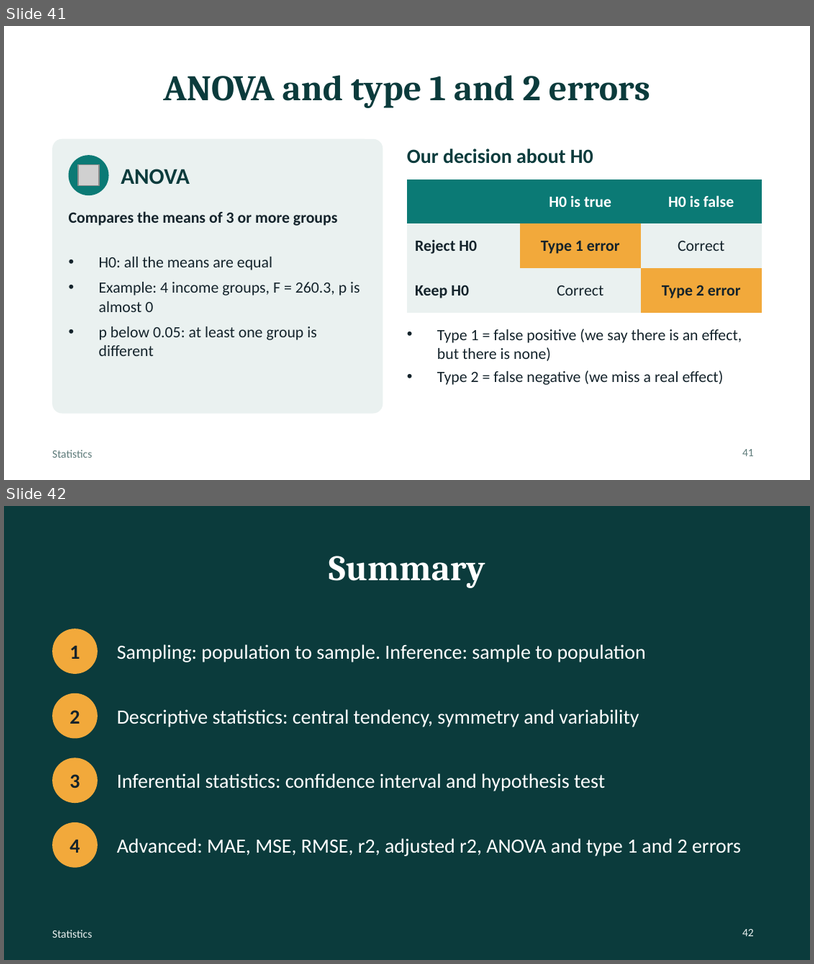
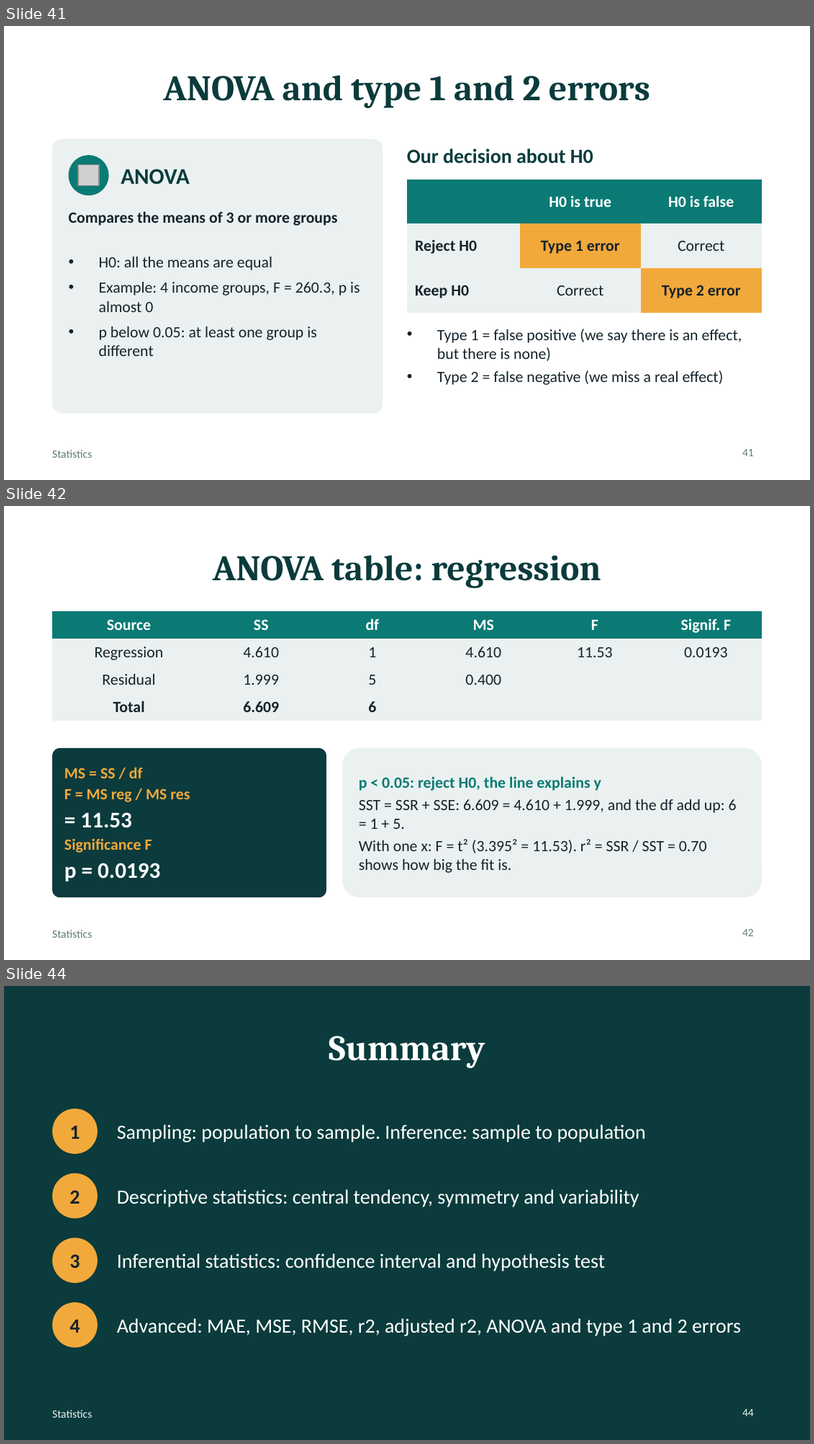
Before and after one commit to mgm-murali-ai/ai-learning, a slide deck: AI-Naresh-IT/notes/28-to-30-class-06-01-2026/stastics/statistics.pptx. Shown one above the other, each under a label of ours: slides 41 and 42 before the commit, slides 41, 42 and 44 after it; the slides between them are not shown. The pictures are 814x964 and 814x1444 pixels, drawn with LibreOffice and Linux fonts; fonts in the diff are those of the drawing; grey boxes stand for pictures. Boxes give left, top, right and bottom in pixels: in the first picture for what was removed or moved away, otherwise in the second. Text is boxed around its words. In the diff, an @@ line names an element or a change of style, - is before the commit and + after.

```diff
--- a/AI-Naresh-IT/notes/28-to-30-class-06-01-2026/stastics/statistics.pptx
+++ b/AI-Naresh-IT/notes/28-to-30-class-06-01-2026/stastics/statistics.pptx
@@ slide 42 added at [4, 506, 810, 960], background #FFFFFF; not listed: 1 template element that a slide beside it also shows @@
@@ title added at [213, 555, 602, 588], 32 pt, text #0B3B3C, bold @@
+ANOVA table: regression
@@ table added at [52, 611, 762, 721], 4 rows, 6 columns @@
+Source | SS | df | MS | F | Signif. F
+Regression | 4.610 | 1 | 4.610 | 11.53 | 0.0193
+Residual | 1.999 | 5 | 0.400 |  | 
+Total | 6.609 | 6 |  |  | 
@@ rounded rectangle added at [52, 748, 327, 897], fill #0B3B3C @@
@@ rounded rectangle added at [342, 748, 762, 897], fill #EAF1F0 @@
@@ text added at [64, 767, 190, 881], 14 pt, text #F2A93B, bold @@
+MS = SS / df
+F = MS reg / MS res
+= 11.53
+Significance F
+p = 0.0193
@@ text added at [359, 776, 737, 872], 14 pt, text #14232B @@
+p < 0.05: reject H0, the line explains y
+SST = SSR + SSE: 6.609 = 4.610 + 1.999, and the df add up: 6 = 1 + 5.
+With one x: F = t² (3.395² = 11.53). r² = SSR / SST = 0.70 shows how big the fit is.
@@ page number added at [743, 929, 754, 936], 10 pt, text #5E7B7A @@
+42
@@ what was slide 42 is now slide 44 @@
@@ page number at [743, 1409, 754, 1416]: text changed @@
-42
+44
```
Also in this commit, not shown: 1 other slide added, 9 other files.
